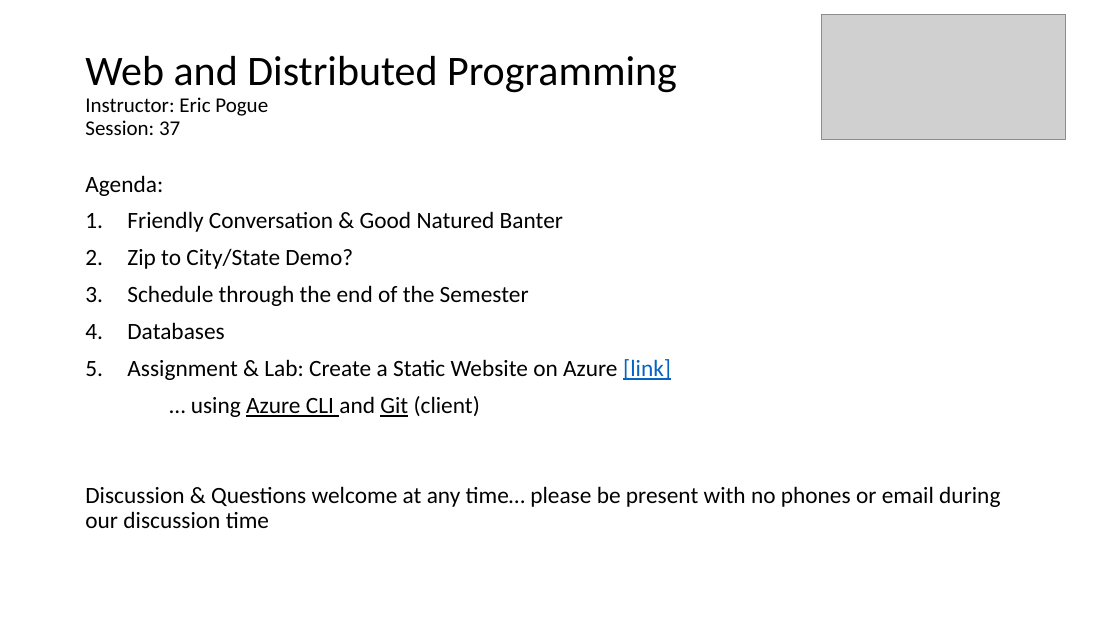
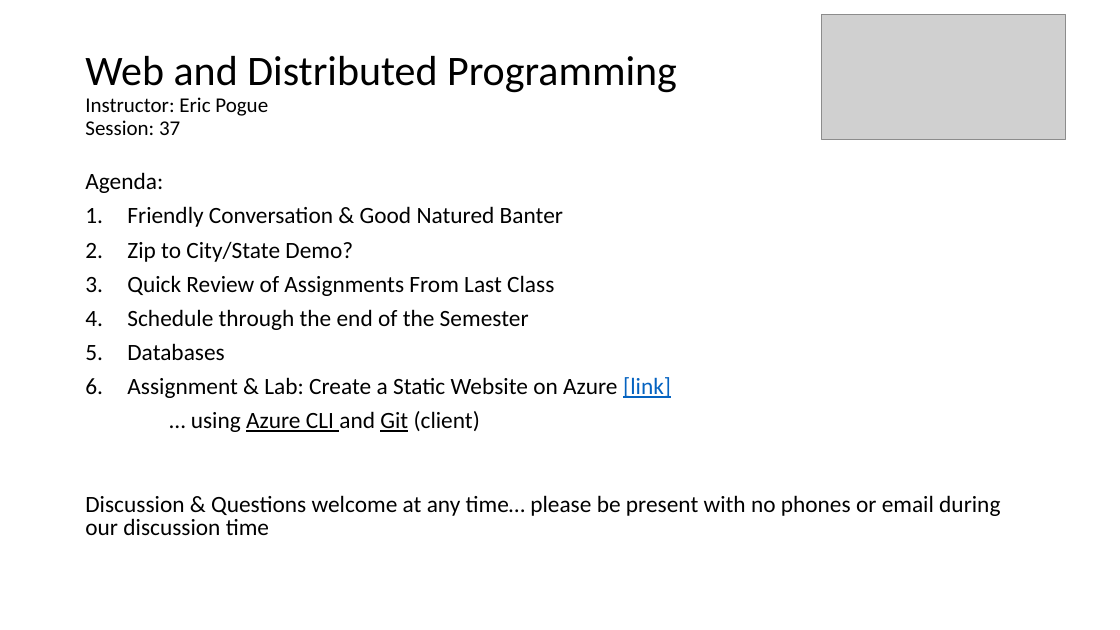
Before and after one commit to EricJPogue/www-epogue-info, a slide deck: slide 1 of CPSC-24700/Presentations/session-37.pptx. Drawn at 1120x630 pixels with LibreOffice and Linux fonts; fonts in the diff are those of the drawing; grey boxes stand for pictures. Boxes give left, top, right and bottom in pixels: in the first picture for what was removed or moved away, otherwise in the second. Text is boxed around its words. In the diff, an @@ line names an element or a change of style, - is before the commit and + after.

Commit message:
Update session 37 documents.

```diff
--- a/CPSC-24700/Presentations/session-37.pptx
+++ b/CPSC-24700/Presentations/session-37.pptx
@@ text at bbox=[85, 172, 1000, 535]: line spacing 0.9 to 0.8 @@
@@ text at bbox=[127, 275, 554, 296]: paragraph added @@
+3. Quick Review of Assignments From Last Class
```
Also in this commit, not shown: 2 slides added, 1 slide removed, 1 other file.
